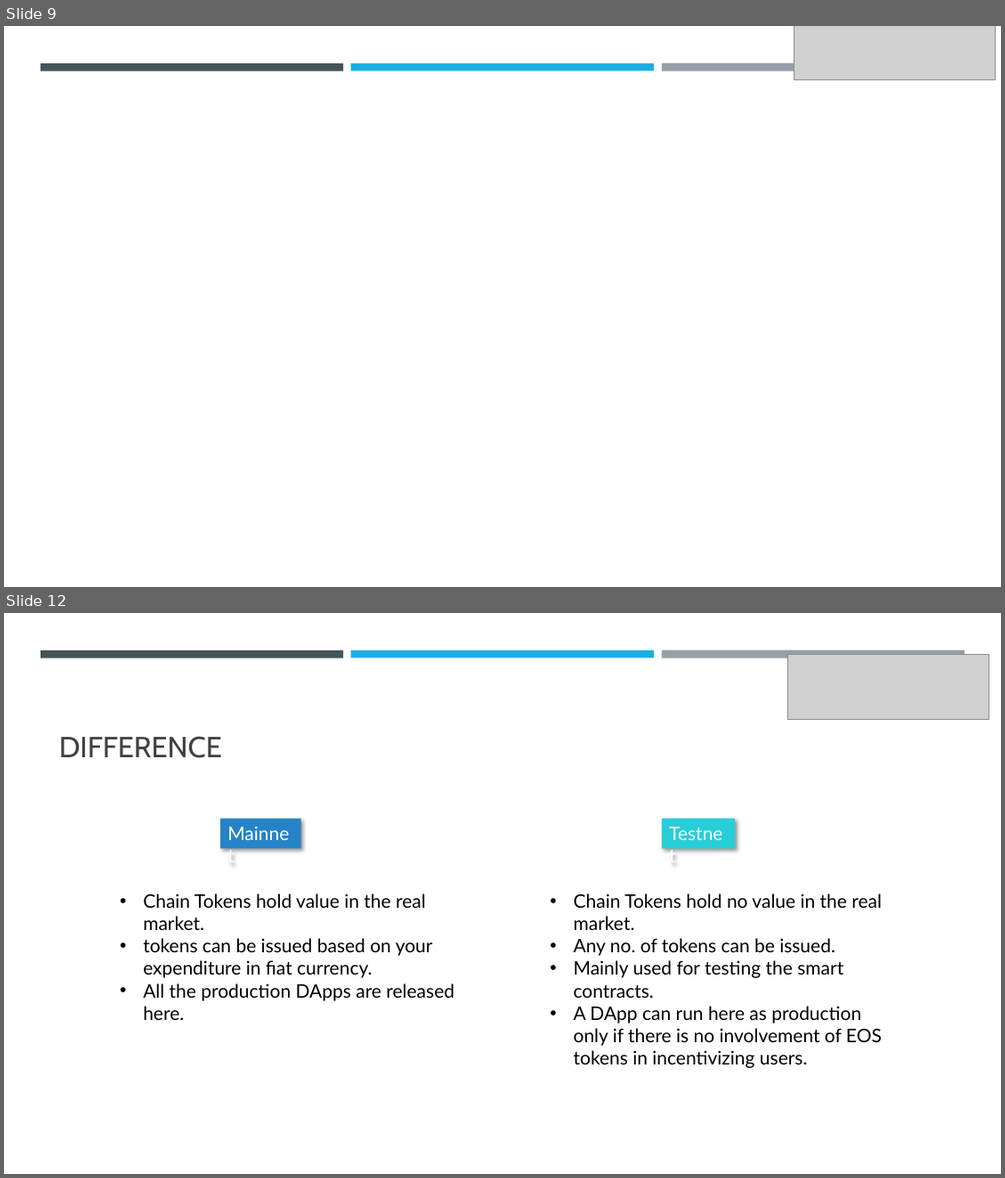
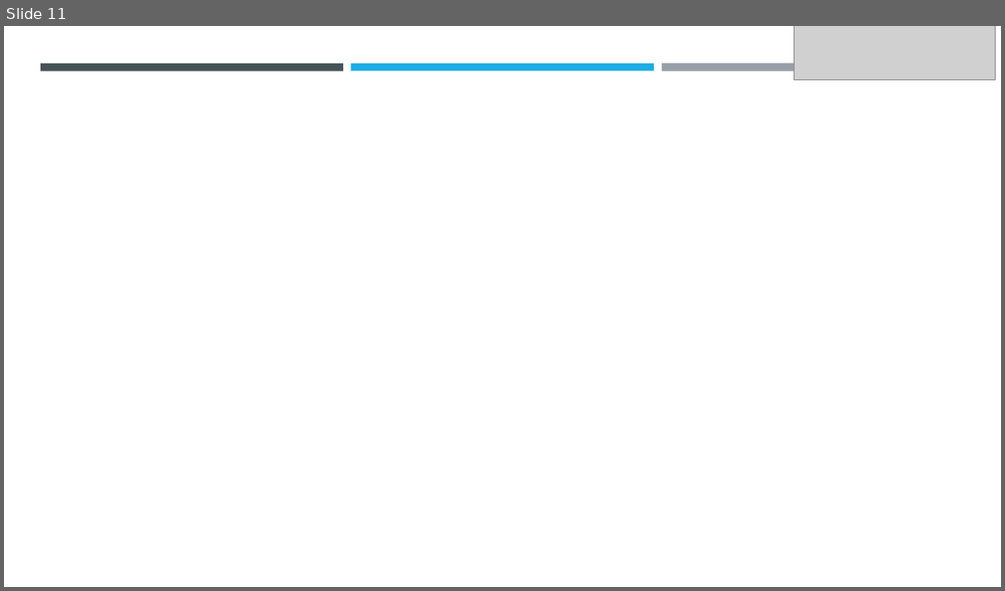
Before and after one commit to abhi3700/My_Learning_Blockchain, a slide deck: PPT.pptx. Shown one above the other, each under a label of ours: slides 9 and 12 before the commit, slide 11 after it; the slides between them are not shown. The pictures are 1005x1178 and 1005x591 pixels, drawn with LibreOffice and Linux fonts; fonts in the diff are those of the drawing; grey boxes stand for pictures; background and template pictures are left out. Boxes give left, top, right and bottom in pixels: in the first picture for what was removed or moved away, otherwise in the second. Text is boxed around its words. In the diff, an @@ line names an element or a change of style, - is before the commit and + after.

```diff
--- a/PPT.pptx
+++ b/PPT.pptx
@@ slide 12 removed at bbox=[4, 613, 1001, 1174], background #FFFFFF; not listed: 3 template elements that a slide beside it also shows @@
@@ picture removed at bbox=[788, 654, 989, 719] @@
@@ title removed at bbox=[59, 736, 222, 758] @@
-DIFFERENCE
@@ rectangle removed at bbox=[220, 818, 301, 848] @@
-Mainnet
@@ rectangle removed at bbox=[662, 818, 736, 848] @@
-Testnet
@@ text removed at bbox=[143, 893, 454, 1020] @@
-• Chain Tokens hold value in the real market.
-• tokens can be issued based on your expenditure in fiat currency.
-• All the production DApps are released here.
@@ text removed at bbox=[574, 893, 882, 1068] @@
-• Chain Tokens hold no value in the real market.
-• Any no. of tokens can be issued.
-• Mainly used for testing the smart contracts.
-• A DApp can run here as production only if there is no involvement of EOS tokens in incentivizing users.
@@ what was slide 9 is now slide 11 @@
```
Also in this commit, not shown: 4 slides changed, 3 slides added, 33 other slides removed.
